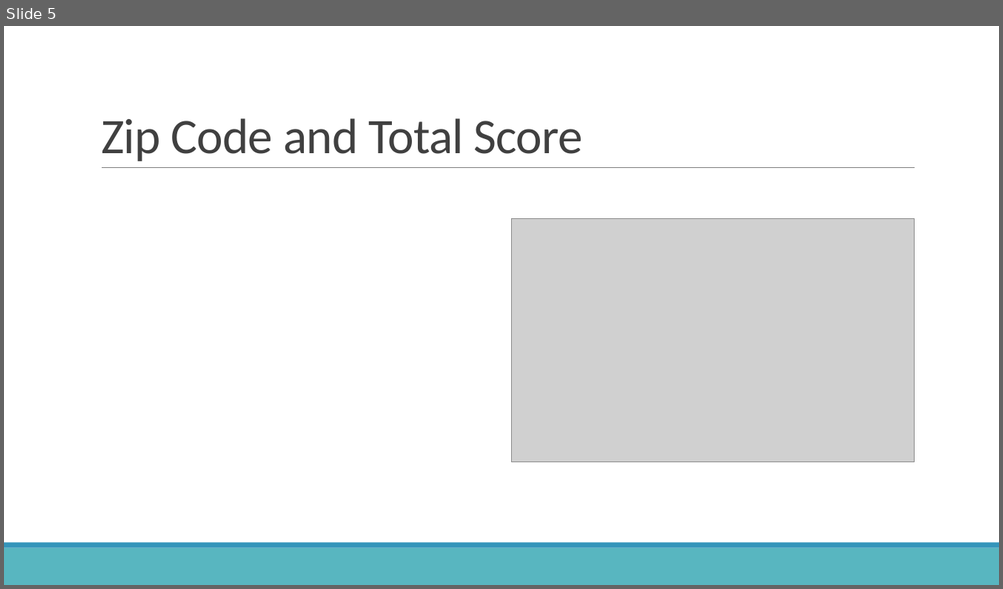
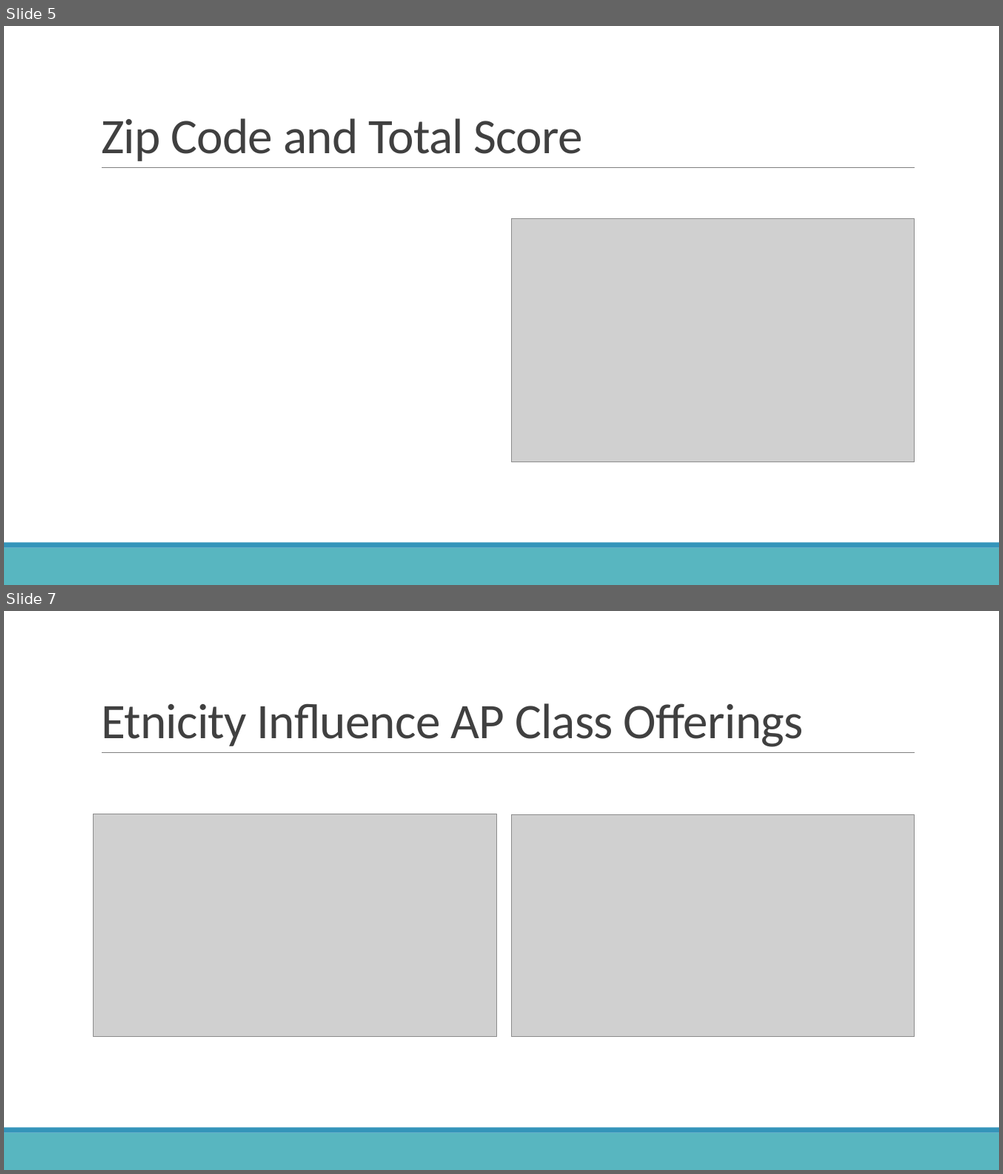
Before and after one commit to lors24/AE_project, a slide deck: presentation.pptx. Shown one above the other, each under a label of ours: slide 5 before the commit, slides 5 and 7 after it; the slides between them are not shown. The pictures are 1003x589 and 1003x1174 pixels, drawn with LibreOffice and Linux fonts; fonts in the diff are those of the drawing; grey boxes stand for pictures. Boxes give left, top, right and bottom in pixels: in the first picture for what was removed or moved away, otherwise in the second. Text is boxed around its words. In the diff, an @@ line names an element or a change of style, - is before the commit and + after.

```diff
--- a/presentation.pptx
+++ b/presentation.pptx
@@ slide 7 added at (4, 611, 999, 1170), background #FFFFFF; not listed: 3 template elements that a slide beside it also shows @@
@@ title added at (101, 703, 803, 747), 48 pt, text #404040 @@
+Etnicity Influence AP Class Offerings
@@ picture added at (94, 815, 496, 1038) @@
@@ picture added at (512, 815, 914, 1037) @@
```
Also in this commit, not shown: 2 slides changed, 1 slide removed, 14 other files.
